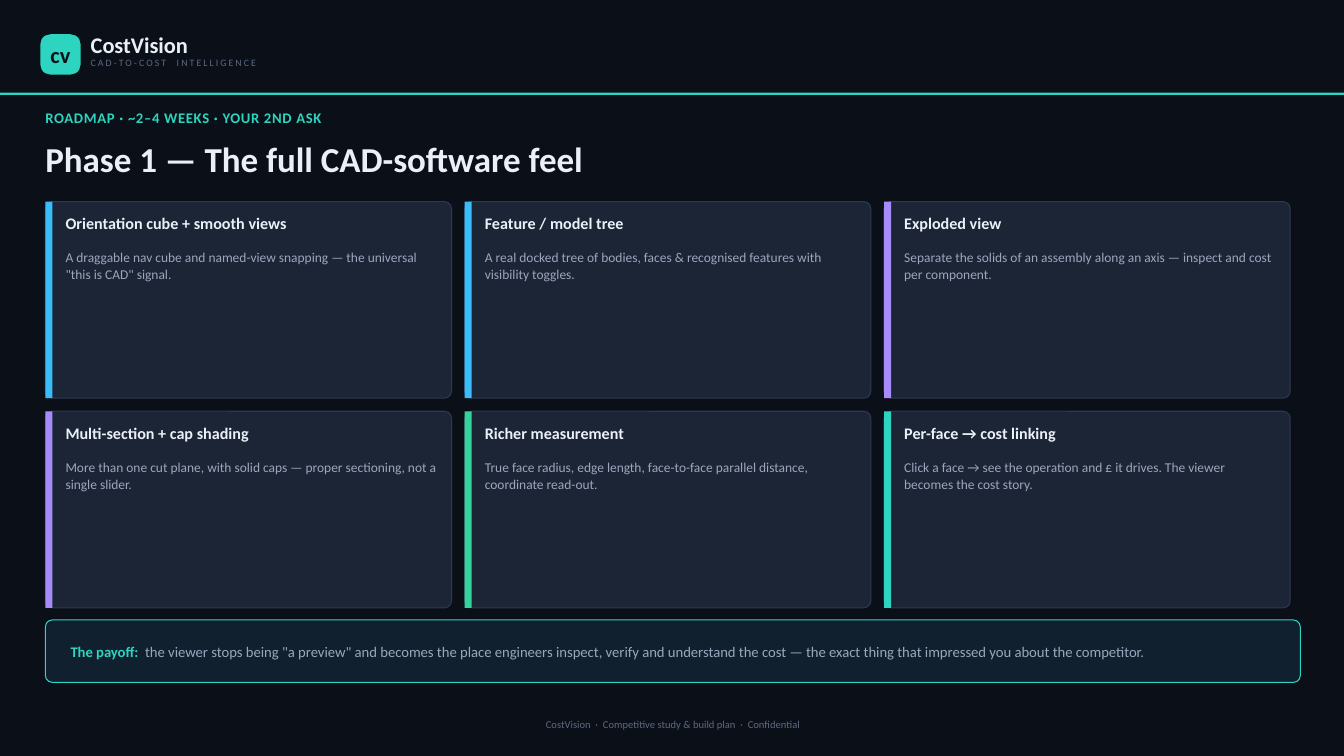
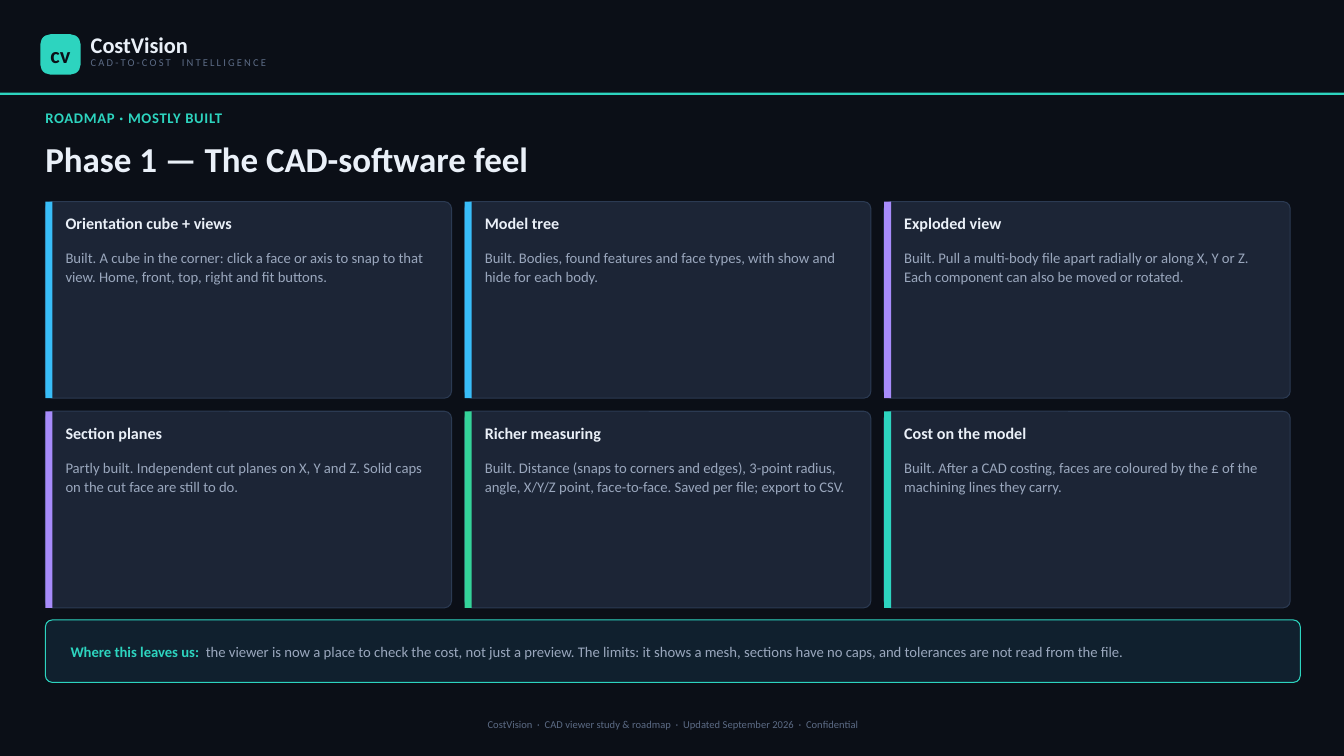
Before and after one commit to bhosaleavinash546/leamington-marathi, a slide deck: slide 11 of CostVision-3D-CAD-Viewer-Study-and-Roadmap.pptx. Drawn at 1344x756 pixels with LibreOffice and Linux fonts; fonts in the diff are those of the drawing. Boxes give left, top, right and bottom in pixels: in the first picture for what was removed or moved away, otherwise in the second. Text is boxed around its words. In the diff, an @@ line names an element or a change of style, - is before the commit and + after.

```diff
--- a/CostVision-3D-CAD-Viewer-Study-and-Roadmap.pptx
+++ b/CostVision-3D-CAD-Viewer-Study-and-Roadmap.pptx
@@ text "CAD-TO-COST INTELLIGENCE" at bbox=[91, 59, 266, 66]: size 7 to 7.5 pt @@
@@ text at bbox=[45, 113, 222, 123]: text changed @@
-ROADMAP · ~2–4 WEEKS · YOUR 2ND ASK
+ROADMAP · MOSTLY BUILT
@@ text at bbox=[45, 147, 528, 173]: text changed @@
-Phase 1 — The full CAD-software feel
+Phase 1 — The CAD-software feel
@@ text at bbox=[66, 217, 232, 229]: text changed @@
-Orientation cube + smooth views
+Orientation cube + views
@@ text at bbox=[485, 217, 559, 229]: text changed @@
-Feature / model tree
+Model tree
@@ text at bbox=[66, 253, 423, 285]: text changed; size 9.6 to 10.5 pt @@
-A draggable nav cube and named-view snapping — the universal "this is CAD" signal.
+Built. A cube in the corner: click a face or axis to snap to that view. Home, front, top, right and fit buttons.
@@ text at bbox=[485, 253, 835, 285]: text changed; size 9.6 to 10.5 pt @@
-A real docked tree of bodies, faces & recognised features with visibility toggles.
+Built. Bodies, found features and face types, with show and hide for each body.
@@ text at bbox=[904, 253, 1249, 284]: text changed; size 9.6 to 10.5 pt @@
-Separate the solids of an assembly along an axis — inspect and cost per component.
+Built. Pull a multi-body file apart radially or along X, Y or Z. Each component can also be moved or rotated.
@@ text at bbox=[66, 427, 162, 442]: text changed @@
-Multi-section + cap shading
+Section planes
@@ text at bbox=[485, 427, 601, 442]: text changed @@
-Richer measurement
+Richer measuring
@@ text at bbox=[904, 427, 1026, 439]: text changed @@
-Per-face → cost linking
+Cost on the model
@@ text at bbox=[66, 463, 421, 492]: text changed; size 9.6 to 10.5 pt @@
-More than one cut plane, with solid caps — proper sectioning, not a single slider.
+Partly built. Independent cut planes on X, Y and Z. Solid caps on the cut face are still to do.
@@ text at bbox=[485, 462, 844, 495]: text changed; size 9.6 to 10.5 pt @@
-True face radius, edge length, face-to-face parallel distance, coordinate read-out.
+Built. Distance (snaps to corners and edges), 3-point radius, angle, X/Y/Z point, face-to-face. Saved per file; export to CSV.
@@ text at bbox=[904, 463, 1258, 495]: text changed; size 9.6 to 10.5 pt @@
-Click a face → see the operation and £ it drives. The viewer becomes the cost story.
+Built. After a CAD costing, faces are coloured by the £ of the machining lines they carry.
@@ text at bbox=[71, 646, 1123, 660]: text changed @@
-The payoff: the viewer stops being "a preview" and becomes the place engineers inspect, verify and understand the cost — the exact thing that impressed you about the competitor.
+Where this leaves us: the viewer is now a place to check the cost, not just a preview. The limits: it shows a mesh, sections have no caps, and tolerances are not read from the file.
@@ text at bbox=[488, 721, 858, 730]: text changed @@
-CostVision · Competitive study & build plan · Confidential
+CostVision · CAD viewer study & roadmap · Updated September 2026 · Confidential
```
Also in this commit, not shown: 14 other slides changed, 1 slide added, 1 slide removed, 1 other file.
